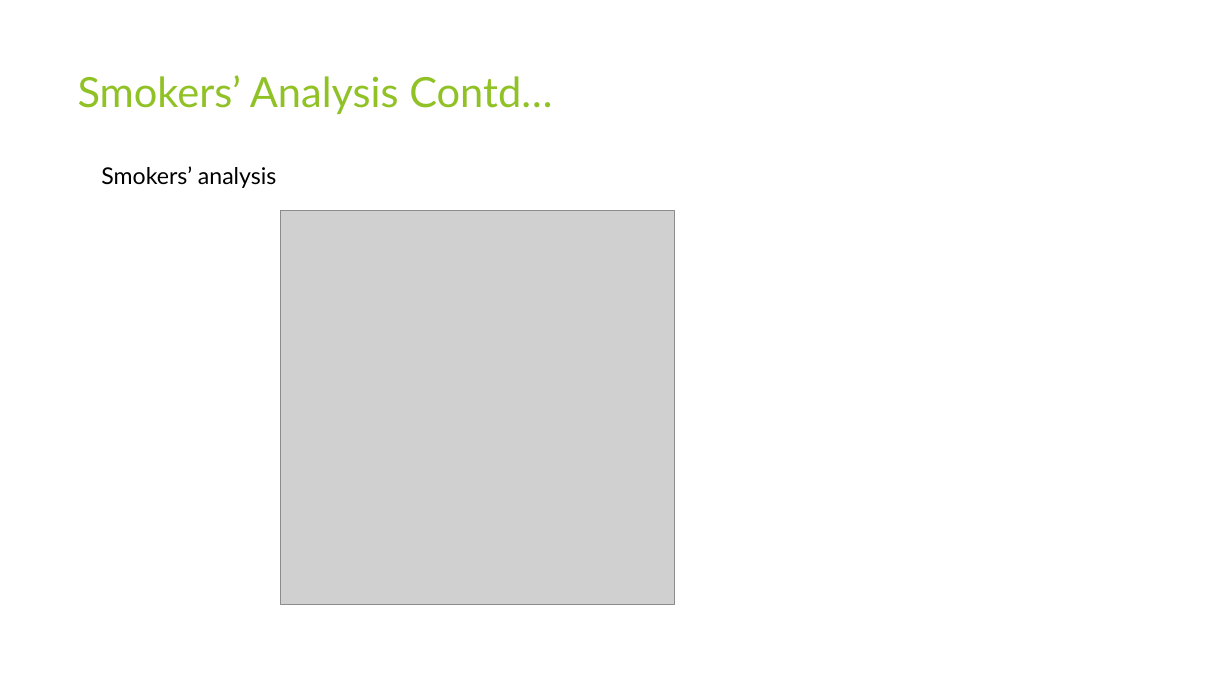
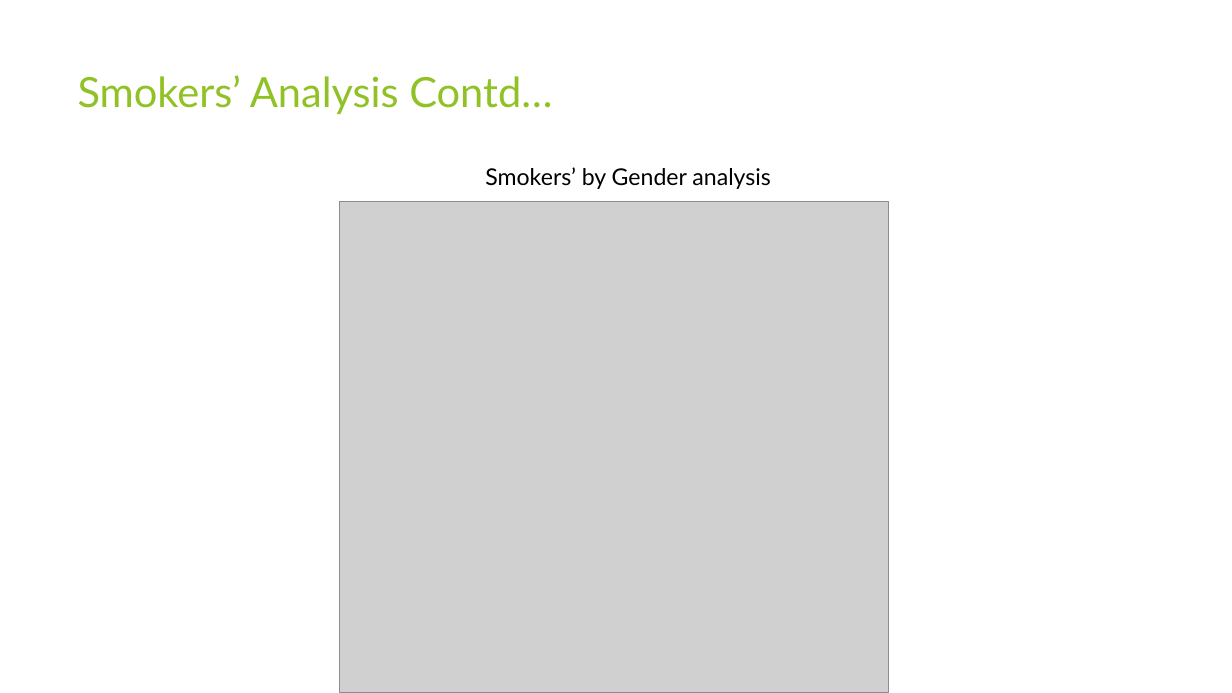
Before and after one commit to JohanaMarie/project_1, a slide deck: slide 10 of Data Analysis on Medical Insurance Costs.pptx. Drawn at 1232x693 pixels with LibreOffice and Linux fonts; fonts in the diff are those of the drawing; grey boxes stand for pictures. Boxes give left, top, right and bottom in pixels: in the first picture for what was removed or moved away, otherwise in the second. Text is boxed around its words. In the diff, an @@ line names an element or a change of style, - is before the commit and + after.

```diff
--- a/Data Analysis on Medical Insurance Costs.pptx
+++ b/Data Analysis on Medical Insurance Costs.pptx
@@ text at (x1=485, y1=167, x2=771, y2=189): text changed @@
-Smokers’ analysis
+Smokers’ by Gender analysis
@@ picture added at (x1=339, y1=201, x2=889, y2=692) @@
@@ picture removed at (x1=281, y1=211, x2=675, y2=604) @@
```
Also in this commit, not shown: 1 other slide changed.
